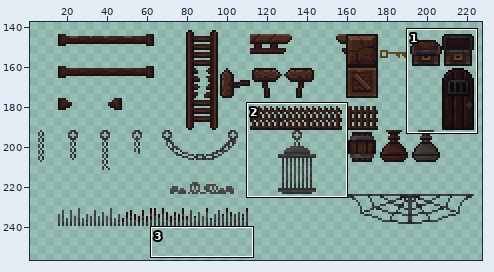
Sprite sheet -- GamemakerSoloGame10-15-25/sprites/Sprite29/5a7f37e5-9cf5-4f6b-9e4e-3d0c118fe66e.png. The picture above shows the old version from afar; the outline marks the close-up.
Close-up. Before the edit:
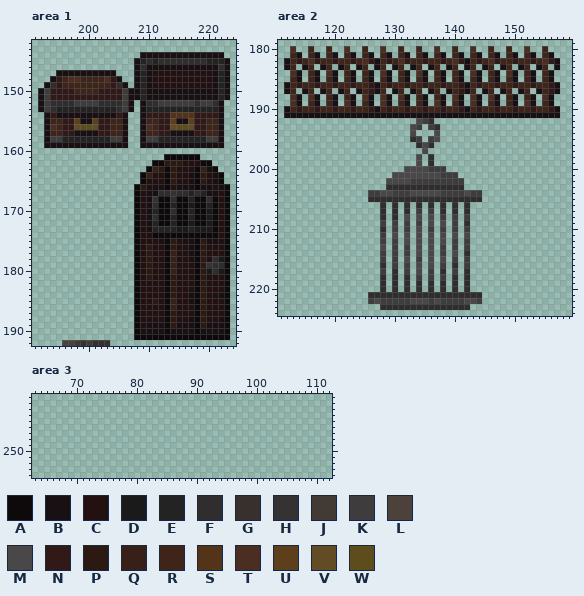
The file is 240x288 pixels. Colours within 5 levels of each other are drawn and written as one. Shown: area 1: x 191..224, y 142..192; area 2: x 111..159, y 179..224; area 3: x 63..112, y 241..254. The wide view leaves out empty margins. The commit also changed other parts of the picture, which this record leaves out.
Palette (. is transparent): A #0e090b  B #191014  C #221110  D #1b1a1a  E #242323  F #2f2d2e  G #38302d  H #353234  J #423a35  K #3e3c3d  L #4c423b  M #4a4749  N #301917  P #2c1911  Q #362017  R #3e2419  S #533419  T #4c2d21  U #5d3f1c  V #624c25  W #5d4d1c
After the commit:
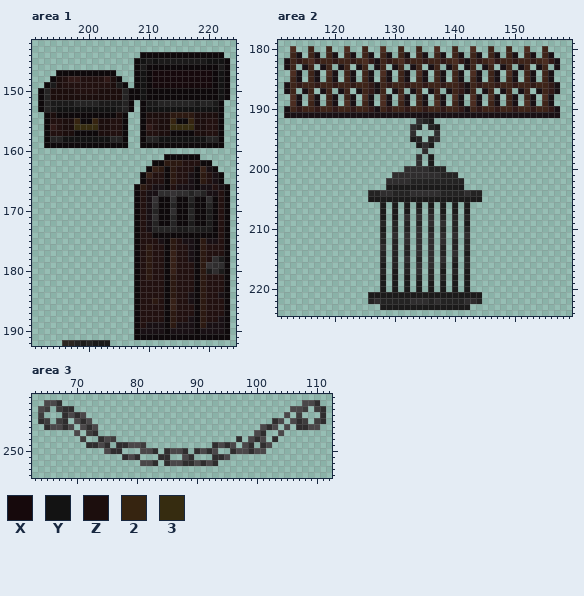
Colours new in this view: X #16090c  Y #131313  Z #1c0e0d  2 #362410  3 #362c10
Change:
colour L: #4c423b -> #2c2622
Area 1:
y 144: x 209..222 BBBBBBBBBBBBBB -> AAAAAAAAAAAAAA
y 145: x 208..223 BEFEFFFFFFFFEEEB -> AYDYDDDDDDDDYYYA
y 146: x 208..223 BFBBBBBBBBBBBBFB -> ADAAAAAAAAAAAADA
y 147: x 195..204 BBBBBBBBBB -> AAAAAAAAAA; x 208..223 BEBCCCCCCCCCCBEB -> AYAXXXXXXXXXXAYA
y 148: x 194..205 BNRTTRRRRTNB -> AZCNNCCCCNZA; x 208..223 BEBCCCCCCCCCCBEB -> AYAXXXXXXXXXXAYA
y 149: x 193..206 BFNRRRRRRRRNFB -> ADZCCCCCCCCZDA; x 208..223 BEBCCCCCCCCCCBEB -> AYAXXXXXXXXXXAYA
y 150: x 192..223 BKNNNNRRRRNNNNKBBEBBBBBBBBBBBBEB -> AEZZZZCCCCZZZZEAAYAAAAAAAAAAAAYA
y 151: x 192..223 BKNNNNNNNNNNNNKBBEBBBBBBBBBBBBEB -> AEZZZZZZZZZZZZEAAYAAAAAAAAAAAAYA
y 152: x 192..207 BKFFFFKKKKFFFFKB -> AEDDDDEEEEDDDDEA; x 209..222 BFFKKKKKKFKKFB -> ADDEEEEEEDEEDA
y 153: x 192..207 BKFEEEEEEEEEEFKB -> AEDYYYYYYYYYYDEA; x 209..222 BEEEEEEEEEEEEB -> AYYYYYYYYYYYYA
y 154: x 193..206 BNBBBBBBBBBBNB -> AZAAAAAAAAAAZA; x 209..222 BNNNNSSSSNNNNB -> AZZZZPPPPZZZZA
y 155: x 193..206 BRRNNUBBUNNRRB -> ACCZZ2AA2ZZCCA; x 209..222 BRRNNUBBUNNRRB -> ACCZZ2AA2ZZCCA
y 156: x 193..206 BTRNNVWWVNNRRB -> ANCZZ3333ZZCCA; x 209..222 BTRNNVWWVNNRRB -> ANCZZ3333ZZCCA
y 157: x 193..206 BRRNNBBBBNNRRB -> ACCZZAAAAZZCCA; x 209..222 BRRNNBBBBNNRRB -> ACCZZAAAAZZCCA
y 158: x 193..206 BKKEEEEEEEEKKB -> AEEYYYYYYYYEEA; x 209..222 BKKEEEEEEEEKKB -> AEEYYYYYYYYEEA
y 159: x 193..206 BBBBBBBBBBBBBB -> AAAAAAAAAAAAAA; x 209..222 BBBBBBBBBBBBBB -> AAAAAAAAAAAAAA
y 192: x 198..203 JGJGGG -> EDEDDD
Area 2:
y 192: x 134..136 MKF -> FED
y 193: x 133..134 MK -> FE; x 136..137 KF -> ED
y 194: x 133 M -> F; x 137 M -> F
y 195: x 133..134 FK -> DE; x 136..137 KM -> EF
y 196: x 134..136 FMF -> DFD
y 197: x 135 M -> F
y 198..199: x 134 M -> F; x 136 F -> D
y 200: x 132..138 MMMMKKK -> FFFFEEE
y 201: x 130..140 MMMMMMMMKKK -> FFFFFFFFEEE
y 202: x 129..141 MMMMKKKKKKKKK -> FFFFEEEEEEEEE
y 203: x 129..141 FFFFFFFFFFFFF -> DDDDDDDDDDDDD
y 204: x 126..144 KKMMKKKMMMMMKKKKMKK -> EEFFEEEFFFFFEEEEFEE
y 205: x 126..144 FFFFFFFFFFFFFFFFFFF -> DDDDDDDDDDDDDDDDDDD
y 206: x 128 F -> D; x 130 F -> D; x 132 F -> D; x 134 F -> D; x 136 F -> D; x 138 F -> D; x 140 F -> D; x 142 F -> D
y 207: x 128 F -> D; x 130 F -> D; x 132 F -> D; x 134 K -> E; x 136 K -> E; x 138 F -> D; x 140 F -> D; x 142 F -> D
y 208: x 128 F -> D; x 130 F -> D; x 132 M -> F; x 134 M -> F; x 136 M -> F; x 138 K -> E; x 140 K -> E; x 142 K -> E
y 209: x 128 K -> E; x 130 K -> E; x 132 K -> E; x 134 K -> E; x 136 M -> F; x 138 M -> F; x 140 K -> E; x 142 F -> D
y 210: x 128 F -> D; x 130 K -> E; x 132 K -> E; x 134 M -> F; x 136 K -> E; x 138 K -> E; x 140 K -> E; x 142 K -> E
y 211: x 128 K -> E; x 130 M -> F; x 132 M -> F; x 134 M -> F; x 136 M -> F; x 138 M -> F; x 140 M -> F; x 142 M -> F
y 212: x 128 K -> E; x 130 K -> E; x 132 M -> F; x 134 M -> F; x 136 M -> F; x 138 M -> F; x 140 K -> E; x 142 K -> E
y 213: x 128 M -> F; x 130 K -> E; x 132 K -> E; x 134 M -> F; x 136 M -> F; x 138 K -> E; x 140 K -> E; x 142 K -> E
y 214: x 128 K -> E; x 130 K -> E; x 132 K -> E; x 134 M -> F; x 136 M -> F; x 138 K -> E; x 140 M -> F; x 142 F -> D
y 215: x 128 K -> E; x 130 K -> E; x 132 M -> F; x 134 K -> E; x 136 M -> F; x 138 M -> F; x 140 K -> E; x 142 K -> E
y 216: x 128 F -> D; x 130 K -> E; x 132 K -> E; x 134 M -> F; x 136 M -> F; x 138 K -> E; x 140 F -> D; x 142 K -> E
y 217: x 128 K -> E; x 130 F -> D; x 132 K -> E; x 134 M -> F; x 136 K -> E; x 138 F -> D; x 140 K -> E; x 142 F -> D
y 218: x 128 F -> D; x 130 F -> D; x 132 F -> D; x 134 K -> E; x 136 K -> E; x 138 K -> E; x 140 F -> D; x 142 F -> D
y 219..220: x 128 F -> D; x 130 F -> D; x 132 F -> D; x 134 F -> D; x 136 F -> D; x 138 F -> D; x 140 F -> D; x 142 F -> D
y 221: x 126..144 FFFFFFFFFFFFFFFFFFF -> DDDDDDDDDDDDDDDDDDD
y 222: x 126..144 KMKKKKKMMMKMKKKKMMK -> EFEEEEEFFFEFEEEEFFE
y 223: x 128..142 FFFFFFFFFFFFFFF -> DDDDDDDDDDDDDDD
Area 3:
y 242: x 65..67 ... -> MMF; x 108..110 ... -> MMF
y 243: x 64..65 .. -> MK; x 67..69 ... -> KFF; x 106..108 ... -> MMK; x 110..111 .. -> KF
y 244: x 64 . -> K; x 68..71 .... -> FMFM; x 105 . -> M; x 107 . -> K; x 111 . -> F
y 245: x 64..65 .. -> FK; x 67..68 .. -> KF; x 70..72 ... -> MFM; x 103..104 .. -> FM; x 106..108 ... -> MFK; x 110..111 .. -> KF
y 246: x 65..69 ..... -> FMMFM; x 71..73 ... -> MFM; x 101..103 ... -> MFM; x 105 . -> M; x 107..110 .... -> FFMM
y 247: x 70 . -> M; x 72..73 .. -> KF; x 100..101 .. -> MF; x 104 . -> M
y 248: x 71 . -> K; x 74..76 ... -> FMK; x 97 . -> F; x 99..101 ... -> MFM; x 103 . -> F
y 249: x 72..75 .... -> FFMF; x 77..81 ..... -> FFMMK; x 93..96 .... -> FMFM; x 98..99 .. -> MF; x 101..102 .. -> FM
y 250: x 75..77 ... -> MFF; x 81..83 ... -> MMF; x 85..88 .... -> FMMF; x 90..93 .... -> FMFM; x 96..101 ...... -> FMMFMM
y 251: x 78..80 ... -> FMF; x 84..85 .. -> FF; x 88..89 .. -> MF; x 93..95 ... -> FFM
y 252: x 81..83 ... -> MMF; x 85..93 ......... -> FMMFFMFMF
Boxes around the changes in both close-ups, in picture pixels (x1, y1, x2, y2):
changed: (38, 52, 230, 148)
changed: (62, 340, 110, 346)
changed: (368, 118, 482, 310)
added: (38, 400, 326, 466)
